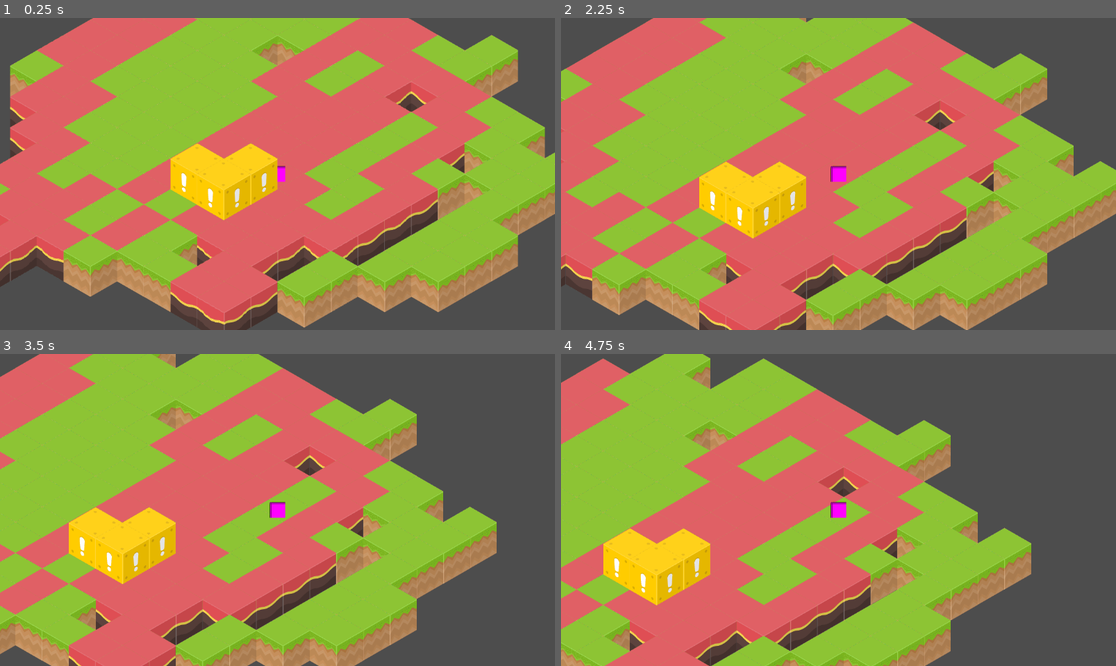
Above: before the commit, frames 1-4 (two rows, left to right).
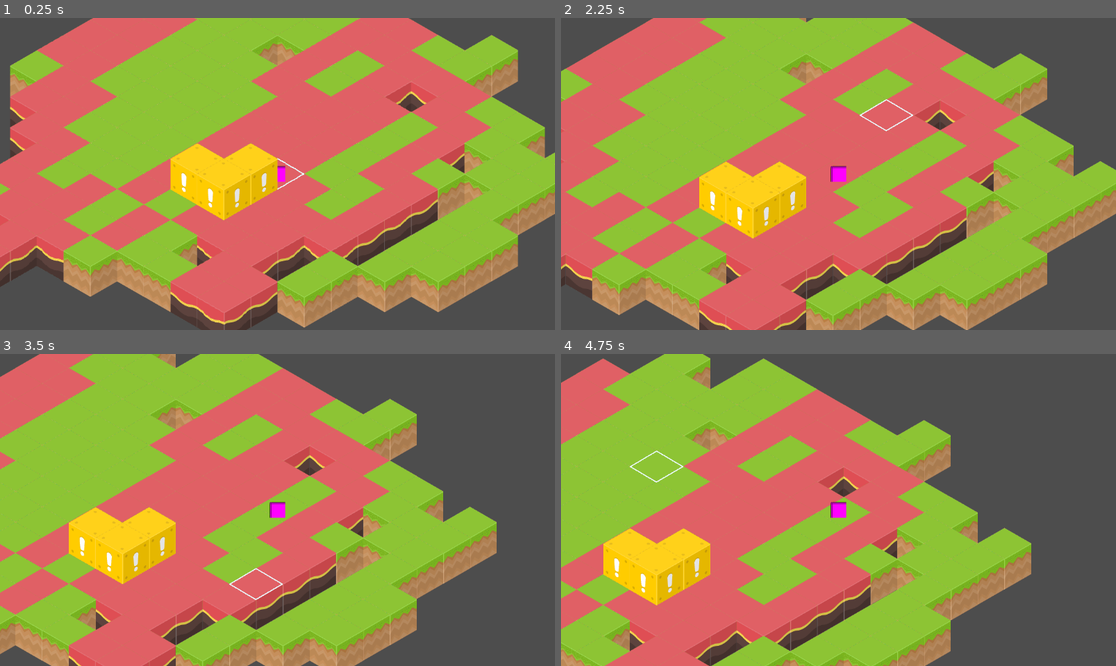
Above: after the commit, the same moments.

Repository: ketexon/tgcxcb-jam
Game: Godot game, scene res://game.tscn
Two runs of this game, one before a commit and one after it. Both use one fixed random seed, a clock stepped at 60 frames per second and the inputs below.
Inputs (mouse positions are in pixels of both pictures, inside the frame that each line leads up to):
- Up to frame 1 (0.25 s): no input
- Up to frame 2 (2.25 s): tap Enter at 0.5 s; move the mouse to (960, 158) at 0.52 s; click (960, 158) at 0.67 s; move the mouse to (727, 189) at 1.27 s; click (727, 189) at 1.42 s; move the mouse to (894, 105) at 2.02 s; click (894, 105) at 2.17 s
- Up to frame 3 (3.5 s): move the mouse to (249, 572) at 2.77 s; click (249, 572) at 2.92 s
- Up to frame 4 (4.75 s): move the mouse to (1005, 556) at 3.52 s; click (1005, 556) at 3.67 s; move the mouse to (672, 463) at 4.27 s; click (672, 463) at 4.42 s

The runs differ from the first frame. In frame 1, less than 0.1% of the frame differs, in the area x 49-55%, y 44-56%; in frame 2, 0.1%; in frame 3, 0.1%; in frame 4, 0.1%, in the area x 12-23%, y 30-42%.

Commit message:
added highlighting tiles and moved path computation logic to tile hover rather than click

Diff:
--- a/game.tscn
+++ b/game.tscn
@@ -1,8 +1,9 @@
-[gd_scene load_steps=6 format=4 uid="uid://cqvmpkbos55xh"]
+[gd_scene load_steps=7 format=4 uid="uid://cqvmpkbos55xh"]
 
 [ext_resource type="TileSet" uid="uid://th0bmb1bm1t0" path="res://tile_set.tres" id="1_80nbo"]
 [ext_resource type="Script" uid="uid://b4p0si1dbreip" path="res://player.gd" id="2_e2o6t"]
 [ext_resource type="Script" uid="uid://c7lhpj8c0uyhm" path="res://grid.gd" id="2_feb5d"]
+[ext_resource type="Script" uid="uid://cwd3m86sbx142" path="res://tile_highlight.gd" id="3_fc0e3"]
 
 [sub_resource type="CircleShape2D" id="CircleShape2D_80nbo"]
 radius = 4.0
@@ -28,11 +29,20 @@
 tile_map_data = PackedByteArray("AAD9/wEAAQAAAAYAAAD8/wEAAQAAAAYAAAD9/wAAAQAAAAYAAAA=")
 tile_set = ExtResource("1_80nbo")
 
-[node name="CharacterBody2D" type="CharacterBody2D" parent="." node_paths=PackedStringArray("tilemap_layer", "grid")]
+[node name="Highlight" type="TileMapLayer" parent="."]
+y_sort_enabled = true
+texture_filter = 1
+tile_map_data = PackedByteArray("AAD9/wEAAQAAAAYAAAD8/wEAAQAAAAYAAAD9/wAAAQAAAAYAAAA=")
+tile_set = ExtResource("1_80nbo")
+script = ExtResource("3_fc0e3")
+tile_atlas_coord = Vector2i(10, 5)
+
+[node name="CharacterBody2D" type="CharacterBody2D" parent="." node_paths=PackedStringArray("tilemap_layer", "grid", "tile_highlight")]
 position = Vector2(-44, -77)
 script = ExtResource("2_e2o6t")
 tilemap_layer = NodePath("../TileMapLayer")
 grid = NodePath("../TileMapLayer")
+tile_highlight = NodePath("../Highlight")
 move_speed = 4.0
 
 [node name="CollisionShape2D" type="CollisionShape2D" parent="CharacterBody2D"]
--- a/player.gd
+++ b/player.gd
@@ -3,10 +3,25 @@
 
 @export var tilemap_layer: TileMapLayer
 @export var grid: Grid
+@export var tile_highlight: TileHighlight
 @export var move_speed: float = 1
 
-var tile_hover: Vector2i
-var cur_tile: Vector2i
+var _tile_hover: Vector2i
+var tile_hover: Vector2i:
+	get: return _tile_hover
+	set(v):
+		if v != tile_hover:
+			_tile_hover = v
+			recalculate_tile_hover_end_point()
+var tile_hover_path: Array[Vector2i] = []
+
+var _cur_tile: Vector2i
+var cur_tile: Vector2i:
+	get: return _cur_tile
+	set(v):
+		if v != cur_tile:
+			_cur_tile = v
+			recalculate_tile_hover_end_point()
 
 var path: Array[Vector2i] = []
 var path_idx: float = 0
@@ -38,22 +53,18 @@
 func calculate_path():
 	if not grid.astar.is_in_boundsv(tile_hover):
 		return
-	var new_path := grid.astar.get_id_path(
-		cur_tile,
-		tile_hover,
-		true # allow partial path
-	)
 
 	if len(path) == 0:
 		path_idx = 0
-		path = new_path
+		path = tile_hover_path
 	else:
-		path = path.slice(0, ceili(path_idx)) + new_path
+		path = path.slice(0, ceili(path_idx)) + tile_hover_path
 
 func process_path(delta: float):
 	var idx := mini(floori(path_idx), len(path) - 1)
 	if idx < 0:
 		return
+
 	var start_cell := path[idx]
 	var start_point := map_to_global(start_cell)
 	if idx + 1 >= len(path):
@@ -61,11 +72,24 @@
 		cur_tile = start_cell
 		path.clear()
 		return
+
 	var end_cell := path[idx + 1]
 	var end_point := map_to_global(end_cell)
 	cur_tile = end_cell
 	var t := fmod(path_idx, 1.0)
 	global_position = lerp(start_point, end_point, t)
 
-	# update path_idx
 	path_idx += delta * move_speed
+
+func recalculate_tile_hover_end_point():
+	if not grid.astar.is_in_boundsv(tile_hover):
+		tile_hover_path = []
+		tile_highlight.highlighted = false
+		return
+	tile_hover_path = grid.astar.get_id_path(
+		cur_tile,
+		tile_hover,
+		true # allow partial path
+	)
+	tile_highlight.highlight_pos = tile_hover_path[-1]
+	tile_highlight.highlighted = true
--- /dev/null
+++ b/tile_highlight.gd
@@ -0,0 +1,30 @@
+class_name TileHighlight
+extends TileMapLayer
+
+@export var tile_source_id: int = 1
+@export var tile_atlas_coord: Vector2i
+@export var tile_alternative: int = 0
+
+var _highlighted: bool = false
+var highlighted: bool:
+	get: return _highlighted
+	set(v):
+		_highlighted = v
+		_update_highlight()
+
+var _highlight_pos: Vector2i
+var highlight_pos: Vector2i:
+	set(v):
+		_highlight_pos = v
+		_update_highlight()
+	get:
+		return _highlight_pos
+
+var _last_highlight_pos: Vector2i = Vector2.ZERO
+
+func _update_highlight():
+	# clear previous highligh, if exists (might be redundant)
+	set_cell(_last_highlight_pos, -1)
+	if highlighted:
+		_last_highlight_pos = highlight_pos
+		set_cell(_last_highlight_pos, tile_source_id, tile_atlas_coord, tile_alternative)
--- a/tile_set.tres
+++ b/tile_set.tres
@@ -380,6 +380,8 @@
 8:7/0/texture_origin = Vector2i(0, 32)
 9:7/0 = 0
 9:7/0/texture_origin = Vector2i(0, 32)
+10:5/0 = 0
+10:5/0/texture_origin = Vector2i(0, -31)
 
 [resource]
 tile_shape = 1
Not shown, added: tile_highlight.gd.uid
Binary file changed: tilesheet_complete.png
